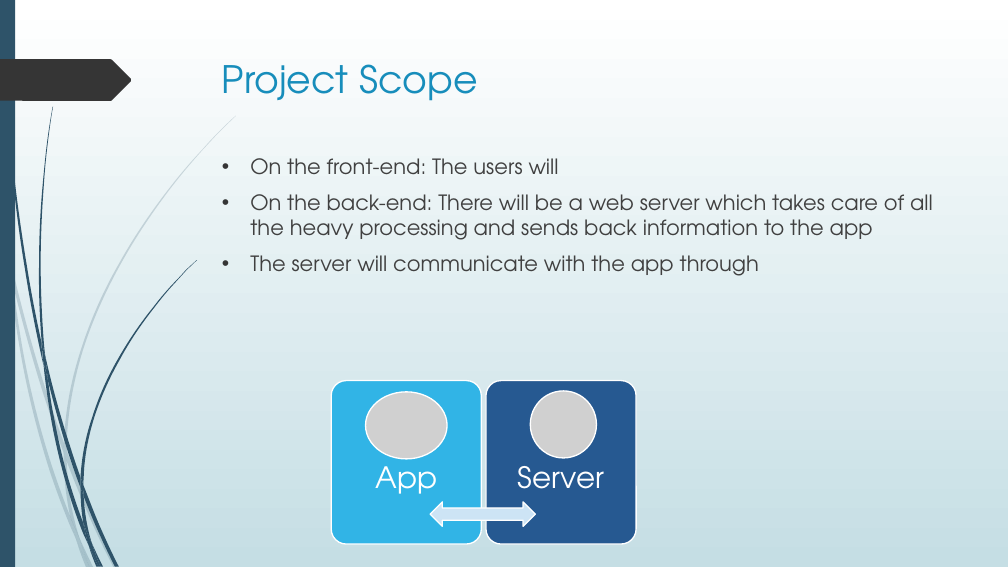
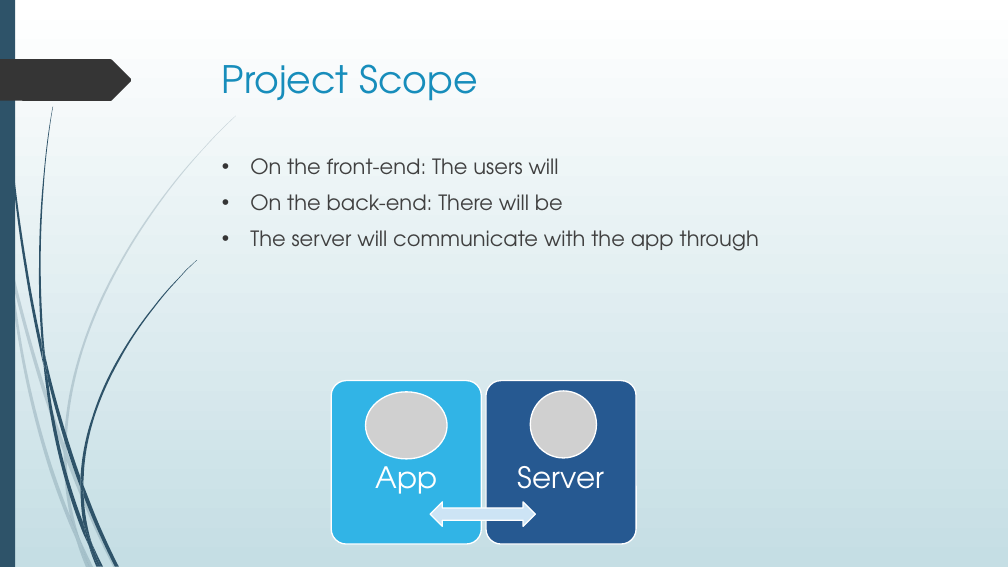
Before and after one commit to sigamatakalani/App-Synth, a slide deck: slide 3 of Project Demo/Appsynth Demo One.pptx. Drawn at 1008x567 pixels with LibreOffice and Linux fonts; fonts in the diff are those of the drawing; grey boxes stand for pictures. Boxes give left, top, right and bottom in pixels: in the first picture for what was removed or moved away, otherwise in the second. Text is boxed around its words. In the diff, an @@ line names an element or a change of style, - is before the commit and + after.

```diff
--- a/Project Demo/Appsynth Demo One.pptx
+++ b/Project Demo/Appsynth Demo One.pptx
@@ text at box(250, 194, 563, 211): text changed @@
-• On the back-end: There will be a web server which takes care of all the heavy processing and sends back information to the app
+• On the back-end: There will be
```
Also in this commit, not shown: 1 other slide changed, 1 slide removed.
